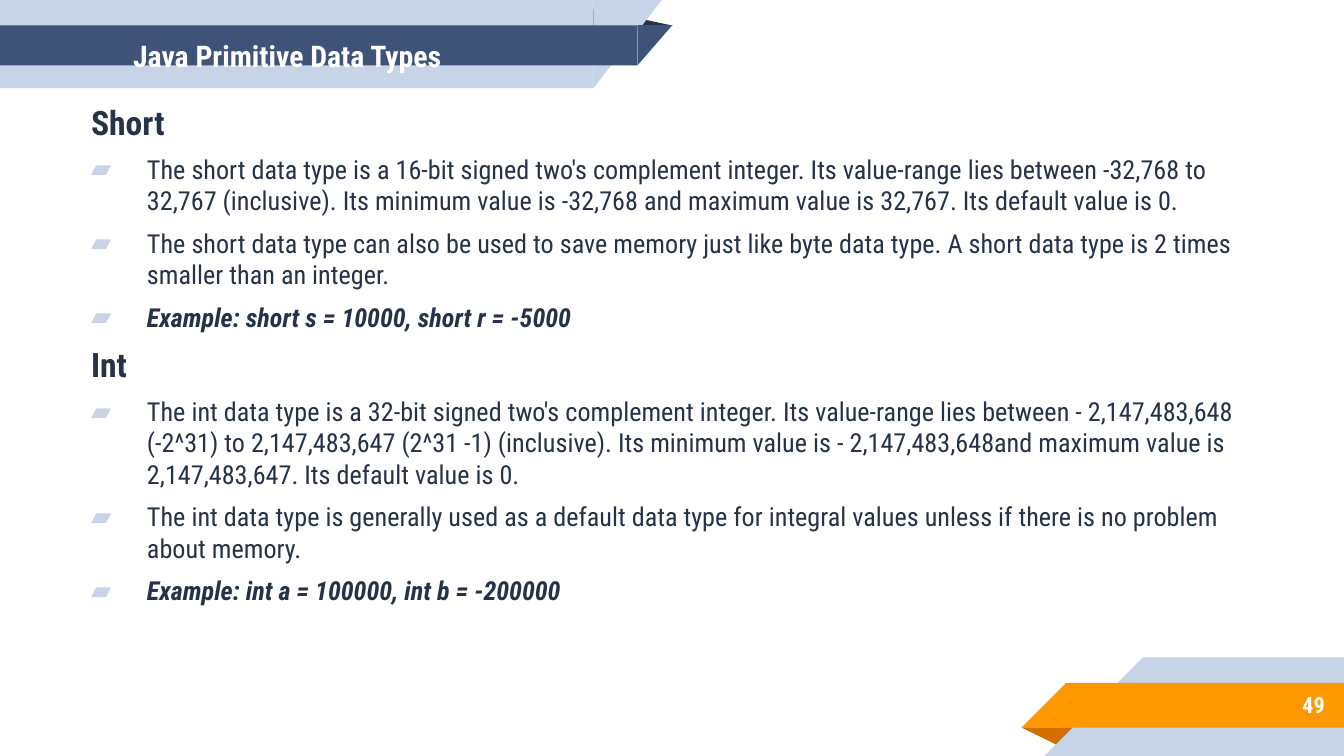
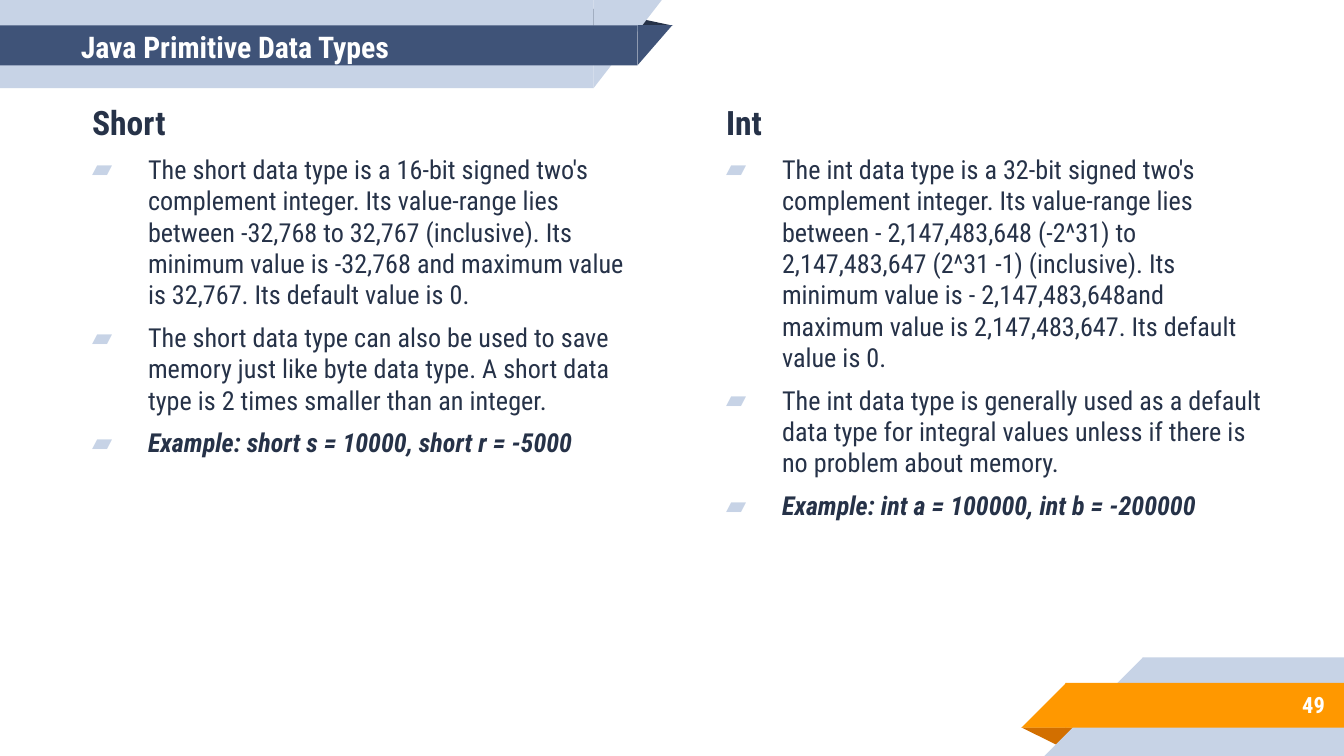
Before and after one commit to aronipurwanto/materi-xa, a slide deck: slide 49 of java/java-logic/Slide-Java-Logic-01.pptx. Drawn at 1344x756 pixels with LibreOffice and Linux fonts; fonts in the diff are those of the drawing. Boxes give left, top, right and bottom in pixels: in the first picture for what was removed or moved away, otherwise in the second. Text is boxed around its words. In the diff, an @@ line names an element or a change of style, - is before the commit and + after.

```diff
--- a/java/java-logic/Slide-Java-Logic-01.pptx
+++ b/java/java-logic/Slide-Java-Logic-01.pptx
@@ title "Java Primitive Data Types" rewrapped from (133,40,441,75) to (81,36,389,65) @@
@@ text added at (726,111,1260,521), 14 pt, text #263248 @@
+Int
+▰ The int data type is a 32-bit signed two's complement integer. Its value-range lies between - 2,147,483,648 (-2^31) to 2,147,483,647 (2^31 -1) (inclusive). Its minimum value is - 2,147,483,648and maximum value is 2,147,483,647. Its default value is 0.
+▰ The int data type is generally used as a default data type for integral values unless if there is no problem about memory.
+▰ Example: int a = 100000, int b = -200000
@@ text at (91,353,1233,606): paragraphs removed @@
-Int
-▰ The int data type is a 32-bit signed two's complement integer. Its value-range lies between - 2,147,483,648 (-2^31) to 2,147,483,647 (2^31 -1) (inclusive). Its minimum value is - 2,147,483,648and maximum value is 2,147,483,647. Its default value is 0.
-▰ The int data type is generally used as a default data type for integral values unless if there is no problem about memory.
-▰ Example: int a = 100000, int b = -200000
```
Also in this commit, not shown: 52 other slides changed, 24 slides added, 9 slides removed, 48 other files.
